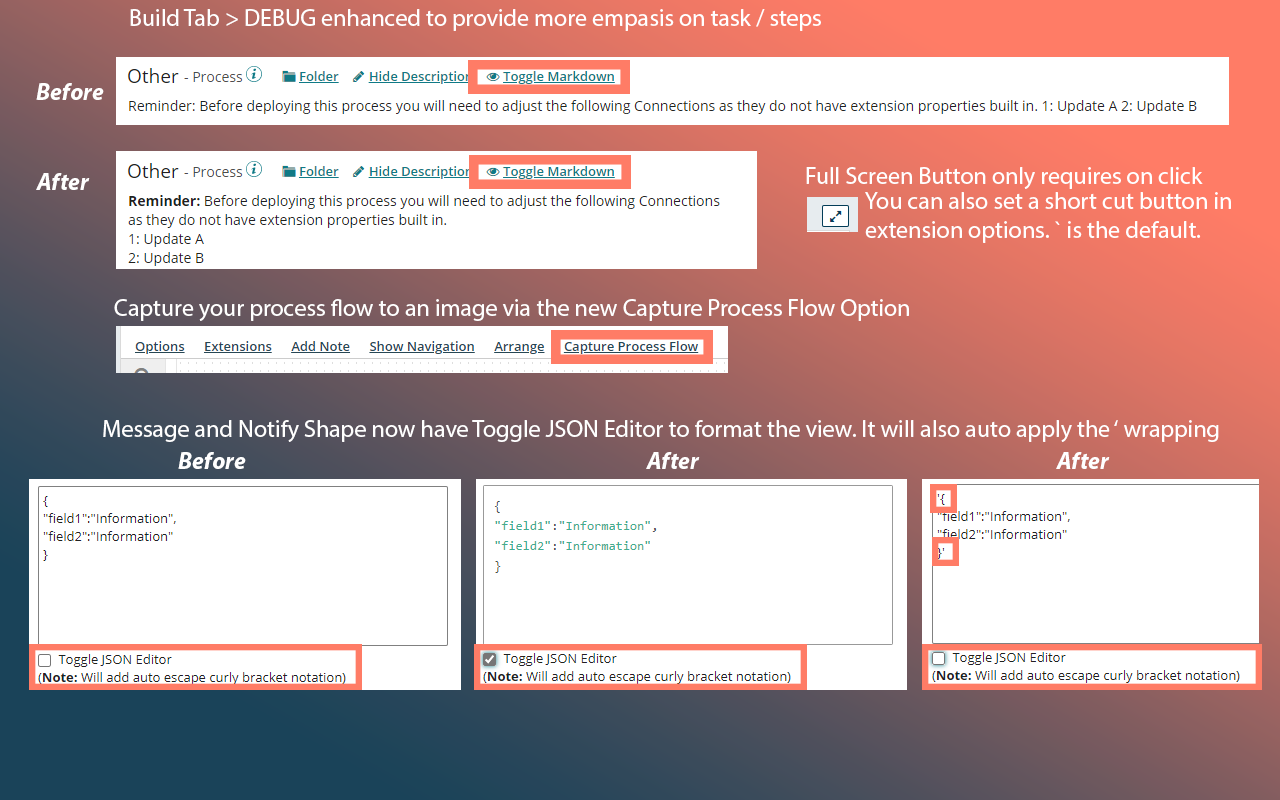
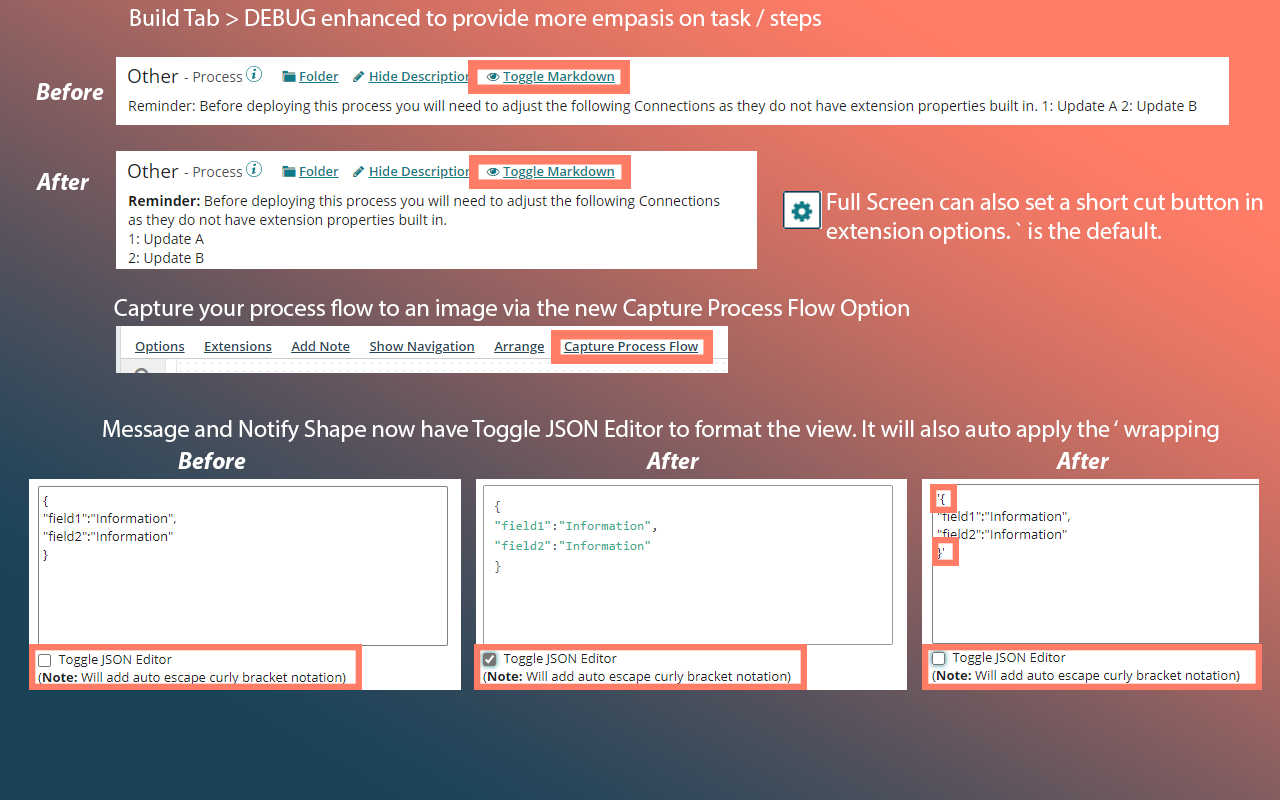
The second 1280×800 image is a revision of the first. Changes to its layers:
hid "Layer 5" over left=807, top=197, right=858, bottom=232
renamed "You can also set a short cut button in extension options. ` is" to "Full Screen can also set a short cut button in extension option", painted on it over left=826, top=192, right=1263, bottom=244
removed layer "Full Screen Button only requires on click" over left=806, top=167, right=1203, bottom=189
added layer "Layer 9" above "Layer 1" over left=783, top=191, right=822, bottom=229
